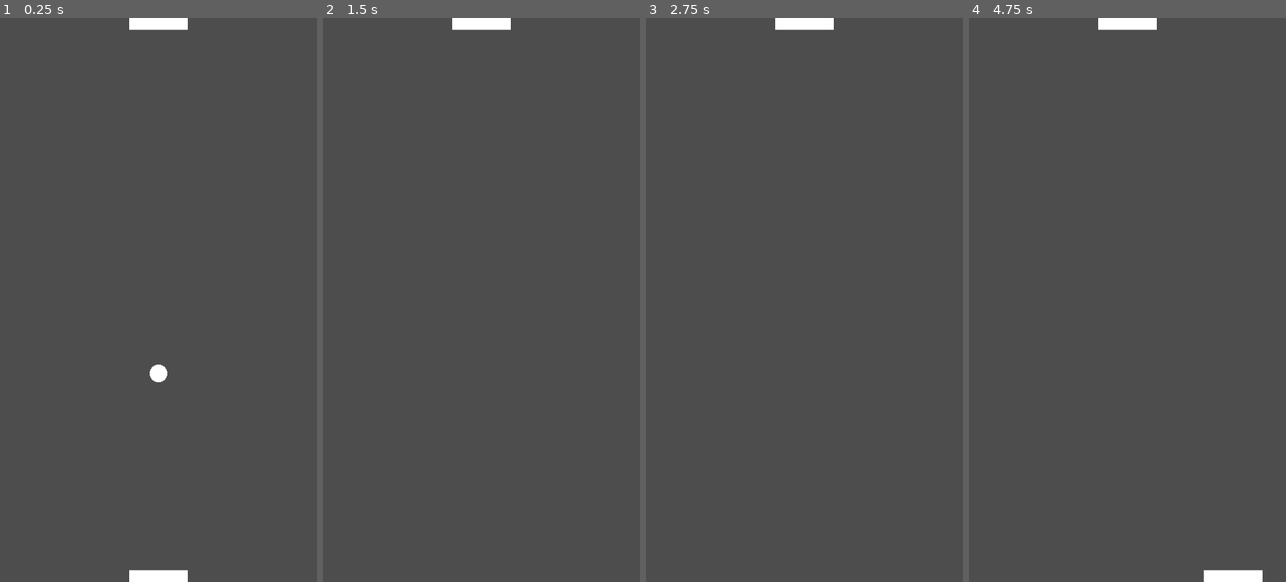
Above: before the commit, frames 1-4 (left to right).
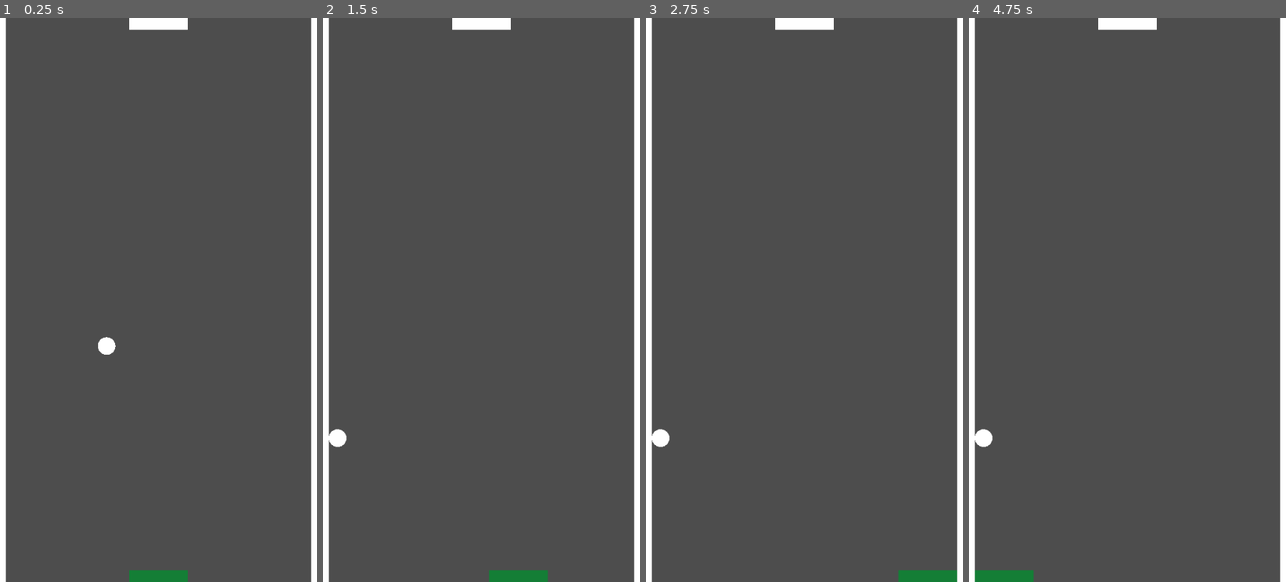
Above: after the commit, the same moments.

Repository: arunas-cesonis/pingpong2
Game: Godot game, scene res://root.tscn
Two runs of this game, one before a commit and one after it. Both use one fixed random seed, a clock stepped at 60 frames per second and the inputs below.
Inputs:
- Up to frame 1 (0.25 s): no input
- Up to frame 2 (1.5 s): hold D (MoveRight) 0.53-1.28 s; hold A (MoveLeft) from 1.28 s (still down)
- Up to frame 3 (2.75 s): release A (MoveLeft) at 2.03 s; hold D (MoveRight) from 2.03 s (still down)
- Up to frame 4 (4.75 s): tap Enter at 3.5 s; release D (MoveRight) at 3.53 s; hold A (MoveLeft) from 3.53 s (still down)

The runs differ from the first frame. In frame 1, 4.7% of the frame differs, in the area x 0-100%, y 0-100%; in frame 2, 4.5%; in frame 3, 4.5%; in frame 4, 4.9%.

Commit message:
Add walls

Diff:
--- a/root.gd
+++ b/root.gd
@@ -1,27 +1,48 @@
 extends Node2D
 
 
-var ball_velocity = Vector2(0.0, 500.0)
+var ball_direction = Vector2(-1.0, 1.0).normalized()
+var ball_speed = 500.0
+var p1: CharacterBody2D = null
+var ball: CharacterBody2D = null
+var player_speed = 800.0
+var walls = []
+
+@onready var boi: AnimatedSprite2D = $Ball.find_child("Boi")
 
 # Called when the node enters the scene tree for the first time.
 func _ready() -> void:
-
-	pass # Replace with function body.
+	walls.push_back(self.find_child("WallLeft"))
+	walls.push_back(self.find_child("WallRight"))
+	p1 = self.find_child("Paddle1")
+	ball = self.find_child("Ball")
+	ball.velocity = ball_speed * ball_direction
 
 func _input(event) -> void:
 	pass
 
+func _physics_process(delta: float) -> void:
+	ball.velocity = ball_direction * ball_speed
+	p1.move_and_collide(p1.velocity * delta)
+	var col = ball.move_and_collide(ball.velocity * delta)
+	if col != null:
+		if -1 != walls.find(col.get_collider()):
+			pass
 # Called every frame. 'delta' is the elapsed time since the previous frame.
 func _process(delta: float) -> void:
-	var ball = self.find_child("Ball")
-	var direction = 0.0
 	if Input.is_action_pressed("MoveLeft"):
-		direction = -1.0
+		p1.velocity = Vector2(-player_speed, 0.0)
 	elif Input.is_action_pressed("MoveRight"):
-		direction = 1.0
-	if direction != 0.0:
-		var p: Node2D = self.find_child("Paddle1")
-		p.position.x += direction * delta * 600.0
-
-	ball.position += ball_velocity * delta
+		p1.velocity = Vector2(player_speed, 0.0)
+	else:
+		p1.velocity = Vector2.ZERO
+	#var ball = self.find_child("Ball")
+	#var direction = 0.0
+	#if Input.is_action_pressed("MoveLeft"):
+		#direction = -1.0
+	#elif Input.is_action_pressed("MoveRight"):
+		#direction = 1.0
+	#if direction != 0.0:
+		#var p = self.find_child("Paddle1")
+		#p.position.x += direction * delta * 600.0
 	pass
--- a/root.tscn
+++ b/root.tscn
@@ -6,21 +6,55 @@
 
 [sub_resource type="SphereMesh" id="SphereMesh_us8lo"]
 
+[sub_resource type="CircleShape2D" id="CircleShape2D_xud0k"]
+radius = 15.0
+
+[sub_resource type="RectangleShape2D" id="RectangleShape2D_snhc6"]
+size = Vector2(20, 960)
+
 [node name="Root" type="Node2D"]
 script = ExtResource("1_fuq0u")
 metadata/_edit_vertical_guides_ = [-504.0]
-
-[node name="Paddle1" type="MeshInstance2D" parent="."]
-position = Vector2(270, 950)
-scale = Vector2(100, 20)
-mesh = SubResource("BoxMesh_i2j84")
 
 [node name="Paddle2" type="MeshInstance2D" parent="."]
 position = Vector2(270, 10)
 scale = Vector2(100, 20)
 mesh = SubResource("BoxMesh_i2j84")
 
-[node name="Ball" type="MeshInstance2D" parent="."]
-position = Vector2(270, 480)
+[node name="Paddle1" type="CharacterBody2D" parent="."]
+position = Vector2(270, 950)
+
+[node name="Polygon2D" type="Polygon2D" parent="Paddle1"]
+color = Color(0.079629, 0.49505, 0.213822, 1)
+polygon = PackedVector2Array(-50, -10, 50, -10, 50, 10, -50, 10)
+
+[node name="CollisionPolygon2D" type="CollisionPolygon2D" parent="Paddle1"]
+polygon = PackedVector2Array(-50, -10, 50, -10, 50, 10, -50, 10)
+
+[node name="Ball" type="CharacterBody2D" parent="."]
+position = Vector2(270, 470)
+
+[node name="SphereMesh" type="MeshInstance2D" parent="Ball"]
 scale = Vector2(30, 30)
 mesh = SubResource("SphereMesh_us8lo")
+
+[node name="CollisionShape2D" type="CollisionShape2D" parent="Ball"]
+shape = SubResource("CircleShape2D_xud0k")
+
+[node name="WallLeft" type="StaticBody2D" parent="."]
+position = Vector2(0, 480)
+
+[node name="Polygon2D" type="Polygon2D" parent="WallLeft"]
+polygon = PackedVector2Array(-10, -480, 10, -480, 10, 480, -10, 480)
+
+[node name="CollisionShape2D" type="CollisionShape2D" parent="WallLeft"]
+shape = SubResource("RectangleShape2D_snhc6")
+
+[node name="WallRight" type="StaticBody2D" parent="."]
+position = Vector2(540, 480)
+
+[node name="Polygon2D" type="Polygon2D" parent="WallRight"]
+polygon = PackedVector2Array(-10, -480, 10, -480, 10, 480, -10, 480)
+
+[node name="CollisionShape2D" type="CollisionShape2D" parent="WallRight"]
+shape = SubResource("RectangleShape2D_snhc6")
Not shown: 1 places in root.tscn that only renumber resources
